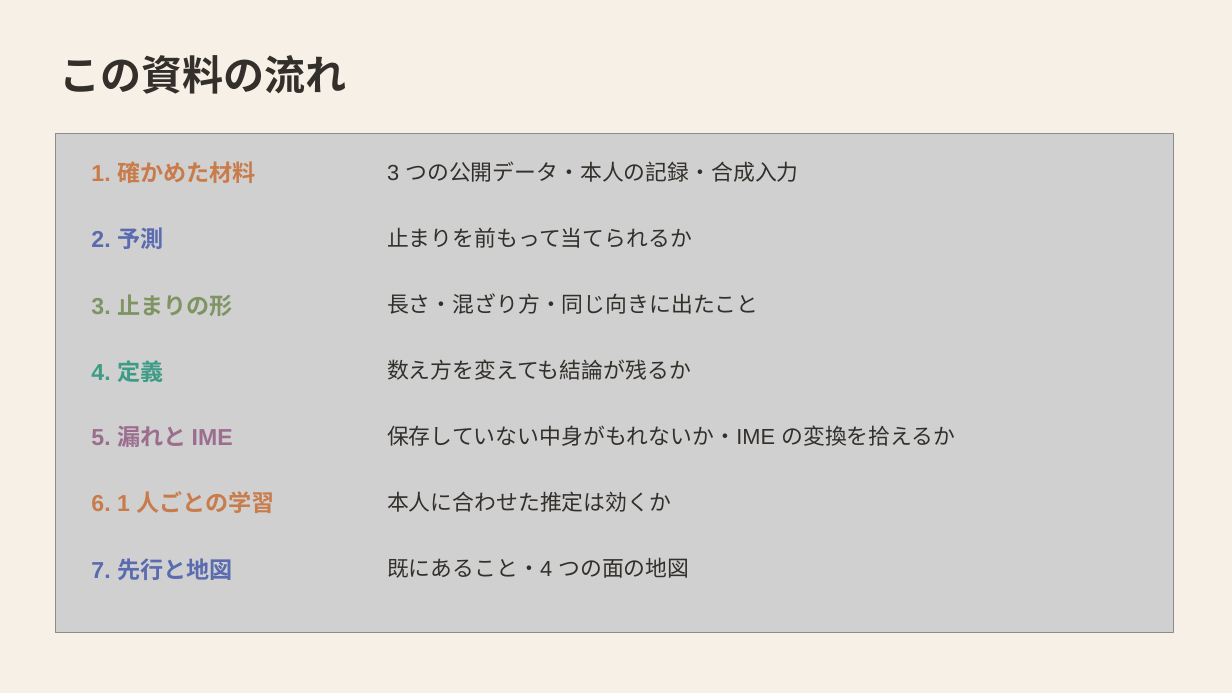
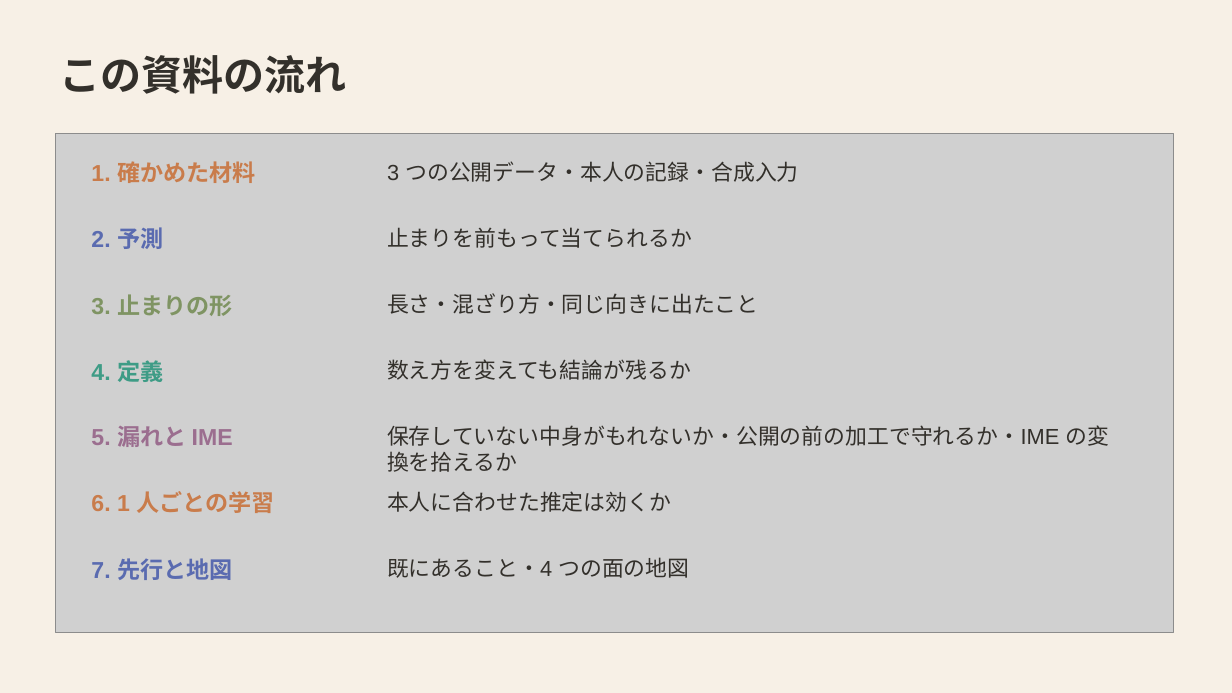
Before and after one commit to mikotomiura/GSE-prototype, a slide deck: slide 2 of docs/slides/project-overview/GSE_project_findings.pptx. Drawn at 1232x693 pixels with LibreOffice and Linux fonts; fonts in the diff are those of the drawing; grey boxes stand for pictures. Boxes give left, top, right and bottom in pixels: in the first picture for what was removed or moved away, otherwise in the second. Text is boxed around its words. In the diff, an @@ line names an element or a change of style, - is before the commit and + after.

```diff
--- a/docs/slides/project-overview/GSE_project_findings.pptx
+++ b/docs/slides/project-overview/GSE_project_findings.pptx
@@ text at [387, 425, 1110, 472]: text changed @@
-保存していない中身がもれないか・IME の変換を拾えるか
+保存していない中身がもれないか・公開の前の加工で守れるか・IME の変換を拾えるか
```
Also in this commit, not shown: 1 other slide changed, 2 slides added, 8 other files.
